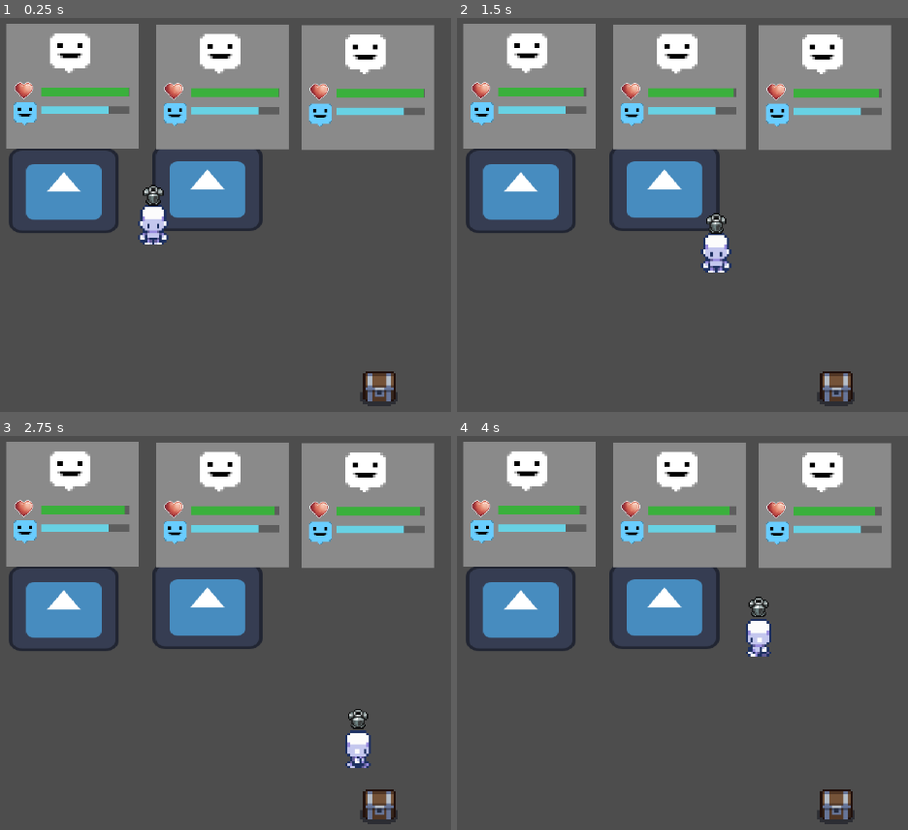
Above: before the commit, frames 1-4 (two rows, left to right).
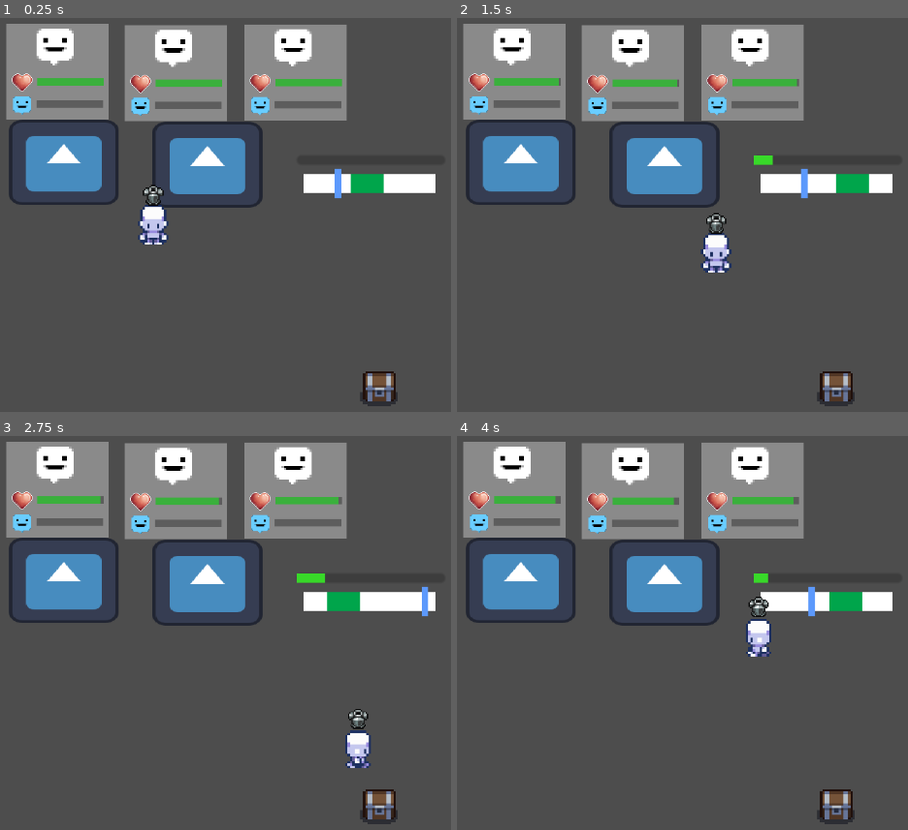
Above: after the commit, the same moments.

Repository: jpsalim21/LootPacker
Game: Godot game, scene res://Cenas/Workshop.tscn
Same seed, same stepped clock (60 frames per second), same inputs: the game is played once before the commit and once after it. The engine's default icon, where the game draws it, is replaced by a stand-in: a white triangle on a blue panel in a dark square.
Inputs:
- Up to frame 1 (0.25 s): no input
- Up to frame 2 (1.5 s): hold D (direita) 0.53-1.28 s; tap Space (minigame) at 0.6 s; hold S (baixo) from 1.28 s (still down); tap E (interact) at 1.35 s
- Up to frame 3 (2.75 s): tap Space (minigame) at 1.55, 2.1 s; release S (baixo) at 2.03 s; hold D (direita) from 2.03 s (still down)
- Up to frame 4 (4 s): release D (direita) at 2.78 s; hold W (cima) 2.78-3.53 s; tap Shift (run) at 2.85 s; tap Space (minigame) at 3.05, 3.6 s; hold A (esquerda) from 3.53 s (still down)

The runs differ from the first frame. In frame 1, 27% of the frame differs, in the area x 1-97%, y 1-55%; in frame 2, 28%; in frame 3, 28%; in frame 4, 28%.

Commit message:
Minigame criado

Diff:
--- a/Cenas/Workshop.tscn
+++ b/Cenas/Workshop.tscn
@@ -9,8 +9,7 @@
 [ext_resource type="Resource" uid="uid://cmfqrjr5nm6fm" path="res://Items/healingPotion.tres" id="7_14qm4"]
 [ext_resource type="Texture2D" uid="uid://cs81tpytrike2" path="res://Sprites/icon.svg" id="8_vwkn0"]
 [ext_resource type="Resource" uid="uid://ciuiacrc0qpg8" path="res://Items/armor.tres" id="9_d7m6n"]
-[ext_resource type="Script" path="res://Scripts/Minigames/minigame.gd" id="10_ce8cp"]
-[ext_resource type="Texture2D" uid="uid://c1tlgt05g43wh" path="res://Sprites/PlaceHolder/Quadrado.png" id="11_87lbm"]
+[ext_resource type="PackedScene" uid="uid://c1o062afx8mr" path="res://Prefabs/minigame.tscn" id="10_8ysgi"]
 [ext_resource type="PackedScene" uid="uid://dmwu66isp4wy8" path="res://Prefabs/UI.tscn" id="12_0qqpj"]
 
 [sub_resource type="RectangleShape2D" id="RectangleShape2D_hvt4o"]
@@ -204,34 +203,6 @@
 
 [sub_resource type="RectangleShape2D" id="RectangleShape2D_h18a0"]
 size = Vector2(47.5, 36.5)
-
-[sub_resource type="RectangleShape2D" id="RectangleShape2D_6nm75"]
-size = Vector2(32, 32)
-
-[sub_resource type="RectangleShape2D" id="RectangleShape2D_lbt0v"]
-size = Vector2(34.8317, 29.9023)
-
-[sub_resource type="Animation" id="Animation_sk2uu"]
-resource_name = "minigame1"
-length = 2.0
-loop_mode = 1
-tracks/0/type = "value"
-tracks/0/imported = false
-tracks/0/enabled = true
-tracks/0/path = NodePath("Azul:position")
-tracks/0/interp = 1
-tracks/0/loop_wrap = true
-tracks/0/keys = {
-"times": PackedFloat32Array(0, 1, 2),
-"transitions": PackedFloat32Array(1, 1, 1),
-"update": 0,
-"values": [Vector2(-25, 0), Vector2(29, 0), Vector2(-25, 0)]
-}
-
-[sub_resource type="AnimationLibrary" id="AnimationLibrary_4y8sa"]
-_data = {
-"minigame1": SubResource("Animation_sk2uu")
-}
 
 [node name="Cena" type="Node2D"]
 
@@ -282,7 +253,7 @@
 shape = SubResource("RectangleShape2D_jh0ew")
 
 [node name="Alchemy" type="Node2D" parent="." node_paths=PackedStringArray("player")]
-position = Vector2(-135, -17)
+position = Vector2(-135, -29)
 script = ExtResource("6_oeid3")
 player = NodePath("../Player")
 itemEntregue = ExtResource("7_14qm4")
@@ -297,7 +268,7 @@
 shape = SubResource("RectangleShape2D_h18a0")
 
 [node name="Forge" type="Node2D" parent="." node_paths=PackedStringArray("player")]
-position = Vector2(-74, -18)
+position = Vector2(-74, -28)
 script = ExtResource("6_oeid3")
 player = NodePath("../Player")
 itemEntregue = ExtResource("9_d7m6n")
@@ -311,43 +282,8 @@
 [node name="CollisionShape2D" type="CollisionShape2D" parent="Forge/Area2D"]
 shape = SubResource("RectangleShape2D_h18a0")
 
-[node name="Minigame" type="Node2D" parent="."]
-visible = false
-position = Vector2(-14, -35)
-script = ExtResource("10_ce8cp")
-
-[node name="Quadrado3" type="Sprite2D" parent="Minigame"]
-position = Vector2(2, 0)
-scale = Vector2(1.75, 0.25)
-texture = ExtResource("11_87lbm")
-
-[node name="Verde" type="Sprite2D" parent="Minigame"]
-modulate = Color(0, 0.647059, 0.294118, 1)
-position = Vector2(-10, -9.98378e-07)
-scale = Vector2(0.4375, 0.25)
-texture = ExtResource("11_87lbm")
-
-[node name="Area2D" type="Area2D" parent="Minigame/Verde"]
-
-[node name="CollisionShape2D" type="CollisionShape2D" parent="Minigame/Verde/Area2D"]
-shape = SubResource("RectangleShape2D_6nm75")
-
-[node name="Azul" type="Sprite2D" parent="Minigame"]
-modulate = Color(0.360784, 0.6, 0.988235, 1)
-position = Vector2(27.2203, 0)
-scale = Vector2(0.0861285, 0.401307)
-texture = ExtResource("11_87lbm")
-
-[node name="Area2D" type="Area2D" parent="Minigame/Azul"]
-
-[node name="CollisionShape2D" type="CollisionShape2D" parent="Minigame/Azul/Area2D"]
-scale = Vector2(0.915, 1.07)
-shape = SubResource("RectangleShape2D_lbt0v")
-
-[node name="AnimationPlayer" type="AnimationPlayer" parent="Minigame"]
-libraries = {
-"": SubResource("AnimationLibrary_4y8sa")
-}
+[node name="Minigame" parent="." instance=ExtResource("10_8ysgi")]
+position = Vector2(-7, -20)
 
 [node name="Ui" parent="." instance=ExtResource("12_0qqpj")]
 
@@ -357,5 +293,3 @@
 [connection signal="body_exited" from="Alchemy/Area2D" to="Alchemy" method="_on_area_2d_body_exited"]
 [connection signal="body_entered" from="Forge/Area2D" to="Forge" method="_on_area_2d_body_entered"]
 [connection signal="body_exited" from="Forge/Area2D" to="Forge" method="_on_area_2d_body_exited"]
-[connection signal="area_entered" from="Minigame/Verde/Area2D" to="Minigame" method="_on_area_2d_area_entered"]
-[connection signal="area_exited" from="Minigame/Verde/Area2D" to="Minigame" method="_on_area_2d_area_exited"]
--- a/Prefabs/UI.tscn
+++ b/Prefabs/UI.tscn
@@ -17,18 +17,18 @@
 offset_left = 18.0
 offset_top = 16.0
 offset_right = -930.0
-offset_bottom = -438.0
+offset_bottom = -475.0
 
 [node name="LifeBar2" parent="Control" instance=ExtResource("1_om7wy")]
 layout_mode = 1
-offset_left = 241.0
-offset_top = 17.0
-offset_right = -707.0
-offset_bottom = -437.0
+offset_left = 194.0
+offset_top = 18.0
+offset_right = -754.0
+offset_bottom = -436.0
 
 [node name="LifeBar3" parent="Control" instance=ExtResource("1_om7wy")]
 layout_mode = 1
-offset_left = 457.0
-offset_top = 18.0
-offset_right = -491.0
-offset_bottom = -436.0
+offset_left = 372.0
+offset_top = 17.0
+offset_right = -576.0
+offset_bottom = -437.0
--- a/Prefabs/lifeBar.tscn
+++ b/Prefabs/lifeBar.tscn
@@ -10,11 +10,11 @@
 [sub_resource type="StyleBoxFlat" id="StyleBoxFlat_bbcw5"]
 bg_color = Color(0, 0, 0, 0.32549)
 
+[sub_resource type="StyleBoxFlat" id="StyleBoxFlat_gxxe0"]
+bg_color = Color(0.0392157, 0.866667, 0.941176, 1)
+
 [sub_resource type="StyleBoxFlat" id="StyleBoxFlat_lk3eh"]
 bg_color = Color(0.227451, 0.690196, 0.235294, 1)
-
-[sub_resource type="StyleBoxFlat" id="StyleBoxFlat_rw6lo"]
-bg_color = Color(0.407843, 0.819608, 0.890196, 1)
 
 [sub_resource type="Theme" id="Theme_amxe1"]
 
@@ -31,25 +31,36 @@
 [node name="Panel" type="Panel" parent="."]
 layout_mode = 1
 anchors_preset = -1
-offset_right = 197.0
-offset_bottom = 186.0
+offset_right = 152.0
+offset_bottom = 143.0
 grow_horizontal = 2
 grow_vertical = 2
 theme_override_styles/panel = SubResource("StyleBoxFlat_di8kc")
 metadata/_edit_use_anchors_ = true
 
-[node name="ProgressBar" type="ProgressBar" parent="Panel"]
-z_index = 1
+[node name="ProgressBar2" type="ProgressBar" parent="."]
+z_index = 2
 layout_mode = 1
 anchors_preset = -1
-anchor_left = 0.264
-anchor_top = 0.51
-anchor_right = 0.93
-anchor_bottom = 0.581
-offset_left = 0.00799942
-offset_top = 0.0599899
-offset_right = -0.0500183
-offset_bottom = 0.0309753
+offset_left = 45.0
+offset_top = 114.0
+offset_right = 144.0
+offset_bottom = 125.0
+grow_horizontal = 0
+grow_vertical = 0
+theme_override_styles/background = SubResource("StyleBoxFlat_bbcw5")
+theme_override_styles/fill = SubResource("StyleBoxFlat_gxxe0")
+max_value = 1.0
+show_percentage = false
+
+[node name="ProgressBar" type="ProgressBar" parent="."]
+z_index = 2
+layout_mode = 1
+anchors_preset = -1
+offset_left = 46.0
+offset_top = 81.0
+offset_right = 145.0
+offset_bottom = 92.0
 grow_horizontal = 0
 grow_vertical = 0
 theme_override_styles/background = SubResource("StyleBoxFlat_bbcw5")
@@ -58,70 +69,37 @@
 value = 0.76
 show_percentage = false
 
-[node name="ProgressBar2" type="ProgressBar" parent="Panel"]
+[node name="PerfilPersonagem" type="TextureRect" parent="."]
 z_index = 1
 layout_mode = 1
 anchors_preset = -1
-anchor_left = 0.264
-anchor_top = 0.66
-anchor_right = 0.93
-anchor_bottom = 0.721
-offset_left = 0.00799942
-offset_top = -0.0400085
-offset_right = -0.0500183
-offset_bottom = -0.0789871
+offset_left = 45.0
+offset_top = 7.0
+offset_right = 100.0
+offset_bottom = 62.0
 grow_horizontal = 2
-grow_vertical = 2
-theme_override_styles/background = SubResource("StyleBoxFlat_bbcw5")
-theme_override_styles/fill = SubResource("StyleBoxFlat_rw6lo")
-max_value = 1.0
-value = 0.76
-show_percentage = false
-
-[node name="PerfilPersonagem" type="TextureRect" parent="Panel"]
-layout_mode = 1
-anchors_preset = -1
-anchor_left = 0.305
-anchor_top = 0.081
-anchor_right = 0.61
-anchor_bottom = 0.402
-offset_left = 4.915
-offset_top = -1.066
-offset_right = 4.38999
-offset_bottom = -1.33998
-grow_horizontal = 2
-grow_vertical = 2
 texture = ExtResource("2_bto6a")
 expand_mode = 1
 
-[node name="TextureRect2" type="TextureRect" parent="Panel"]
+[node name="TextureRect2" type="TextureRect" parent="."]
 layout_mode = 1
 anchors_preset = -1
-anchor_left = 0.048
-anchor_top = 0.454
-anchor_right = 0.206
-anchor_bottom = 0.615
-offset_left = 1.16
-offset_top = -0.076004
-offset_right = 0.325964
-offset_bottom = 0.0799713
+offset_left = 7.0
+offset_top = 71.0
+offset_right = 40.0
+offset_bottom = 103.0
 grow_vertical = 0
 texture = ExtResource("3_6m2bg")
-expand_mode = 1
 
-[node name="TextureRect" type="TextureRect" parent="Panel"]
+[node name="TextureRect" type="TextureRect" parent="."]
 self_modulate = Color(0.411765, 0.803922, 1, 1)
+z_index = 1
 layout_mode = 1
 anchors_preset = -1
-anchor_left = 0.054
-anchor_top = 0.629
-anchor_right = 0.225
-anchor_bottom = 0.811
-offset_left = -0.0700006
-offset_top = -0.026001
-offset_right = 0.0750122
-offset_bottom = -0.044014
+offset_left = 10.0
+offset_top = 108.0
+offset_right = 37.0
+offset_bottom = 135.0
 grow_vertical = 0
 theme = SubResource("Theme_amxe1")
 texture = ExtResource("2_bto6a")
-expand_mode = 1
--- /dev/null
+++ b/Prefabs/minigame.tscn
@@ -0,0 +1,88 @@
+[gd_scene load_steps=8 format=3 uid="uid://c1o062afx8mr"]
+
+[ext_resource type="Script" path="res://Scripts/Minigames/minigame.gd" id="1_qvq2d"]
+[ext_resource type="Texture2D" uid="uid://c1tlgt05g43wh" path="res://Sprites/PlaceHolder/Quadrado.png" id="2_5cjk3"]
+
+[sub_resource type="RectangleShape2D" id="RectangleShape2D_6nm75"]
+size = Vector2(32, 32)
+
+[sub_resource type="RectangleShape2D" id="RectangleShape2D_lbt0v"]
+size = Vector2(34.8317, 29.9023)
+
+[sub_resource type="Animation" id="Animation_sk2uu"]
+resource_name = "minigame1"
+length = 2.0
+loop_mode = 1
+tracks/0/type = "value"
+tracks/0/imported = false
+tracks/0/enabled = true
+tracks/0/path = NodePath("Azul:position")
+tracks/0/interp = 1
+tracks/0/loop_wrap = true
+tracks/0/keys = {
+"times": PackedFloat32Array(0, 1, 2),
+"transitions": PackedFloat32Array(1, 1, 1),
+"update": 0,
+"values": [Vector2(-25, 0), Vector2(29, 0), Vector2(-25, 0)]
+}
+
+[sub_resource type="AnimationLibrary" id="AnimationLibrary_4y8sa"]
+_data = {
+"minigame1": SubResource("Animation_sk2uu")
+}
+
+[sub_resource type="StyleBoxFlat" id="StyleBoxFlat_pmhps"]
+bg_color = Color(0.219608, 0.85098, 0.160784, 1)
+
+[node name="Minigame" type="Node2D"]
+position = Vector2(55, 47)
+script = ExtResource("1_qvq2d")
+
+[node name="Quadrado3" type="Sprite2D" parent="."]
+position = Vector2(2, 0)
+scale = Vector2(1.75, 0.25)
+texture = ExtResource("2_5cjk3")
+
+[node name="Verde" type="Sprite2D" parent="."]
+modulate = Color(0, 0.647059, 0.294118, 1)
+position = Vector2(1, -9.98378e-07)
+scale = Vector2(0.4375, 0.25)
+texture = ExtResource("2_5cjk3")
+
+[node name="Area2D" type="Area2D" parent="Verde"]
+
+[node name="CollisionShape2D" type="CollisionShape2D" parent="Verde/Area2D"]
+shape = SubResource("RectangleShape2D_6nm75")
+
+[node name="Azul" type="Sprite2D" parent="."]
+modulate = Color(0.360784, 0.6, 0.988235, 1)
+position = Vector2(-25, 0)
+scale = Vector2(0.0861285, 0.401307)
+texture = ExtResource("2_5cjk3")
+
+[node name="Area2D" type="Area2D" parent="Azul"]
+
+[node name="CollisionShape2D" type="CollisionShape2D" parent="Azul/Area2D"]
+scale = Vector2(0.915, 1.07)
+shape = SubResource("RectangleShape2D_lbt0v")
+
+[node name="AnimationPlayer" type="AnimationPlayer" parent="."]
+libraries = {
+"": SubResource("AnimationLibrary_4y8sa")
+}
+autoplay = "minigame1"
+
+[node name="ProgressBar" type="ProgressBar" parent="."]
+offset_left = -29.0
+offset_top = -12.0
+offset_right = 34.0
+offset_bottom = -8.0
+theme_override_styles/fill = SubResource("StyleBoxFlat_pmhps")
+value = 41.83
+show_percentage = false
+
+[node name="Camera2D" type="Camera2D" parent="."]
+zoom = Vector2(3.68, 3.68)
+
+[connection signal="area_entered" from="Verde/Area2D" to="." method="_on_area_2d_area_entered"]
+[connection signal="area_exited" from="Verde/Area2D" to="." method="_on_area_2d_area_exited"]
--- a/Scripts/Adventures/lifeBarScript.gd
+++ b/Scripts/Adventures/lifeBarScript.gd
@@ -3,7 +3,7 @@
 @export var max : float
 var atual : float
 
-@onready var barra : ProgressBar = $Panel/ProgressBar
+@onready var barra : ProgressBar = $ProgressBar
 
 # Called when the node enters the scene tree for the first time.
 func _ready():
--- a/Scripts/Minigames/minigame.gd
+++ b/Scripts/Minigames/minigame.gd
@@ -1,17 +1,52 @@
 extends Node
 
+@onready var objetoVerde = $Verde
+@onready var animador : AnimationPlayer = $AnimationPlayer
+@onready var barraProgresso : ProgressBar = $ProgressBar
+
 var near : bool = false
+var pontuacao : int = 0
+
+var xMax = 23
+var xMin = -19
+
+var animationSpeed : float = 1.0
+
+@export var progressoMax : float = 50
+var progressoAtual : float = 0
 
 # Called when the node enters the scene tree for the first time.
 func _ready():
+	barraProgresso.max_value = progressoMax
 	pass # Replace with function body.
 
 
 # Called every frame. 'delta' is the elapsed time since the previous frame.
 func _process(_delta):
+	if Input.is_action_just_pressed("minigame"):
+		if near:
+			acertou(1)
+		else:
+			acertou(-1)
+	progressoAtual += _delta
+	barraProgresso.value = progressoAtual
 	pass
 
+func acertou(i : int):
+	pontuacao += i
+	var novoX = randi_range(xMin, xMax)
+	objetoVerde.position.x = novoX
 
+	if i > 0:
+		progressoAtual += 5
+		barraProgresso.value = progressoAtual
+		animationSpeed = min(animationSpeed + 0.2, 2.2)
+		animador.speed_scale = animationSpeed
+	else:
+		progressoAtual -= 3
+		barraProgresso.value = progressoAtual
+		animationSpeed = 1
+		animador.speed_scale = animationSpeed
 
 func _on_area_2d_area_entered(_area):
 	near = true
Not shown: 1 places in Cenas/Workshop.tscn that only renumber resources
